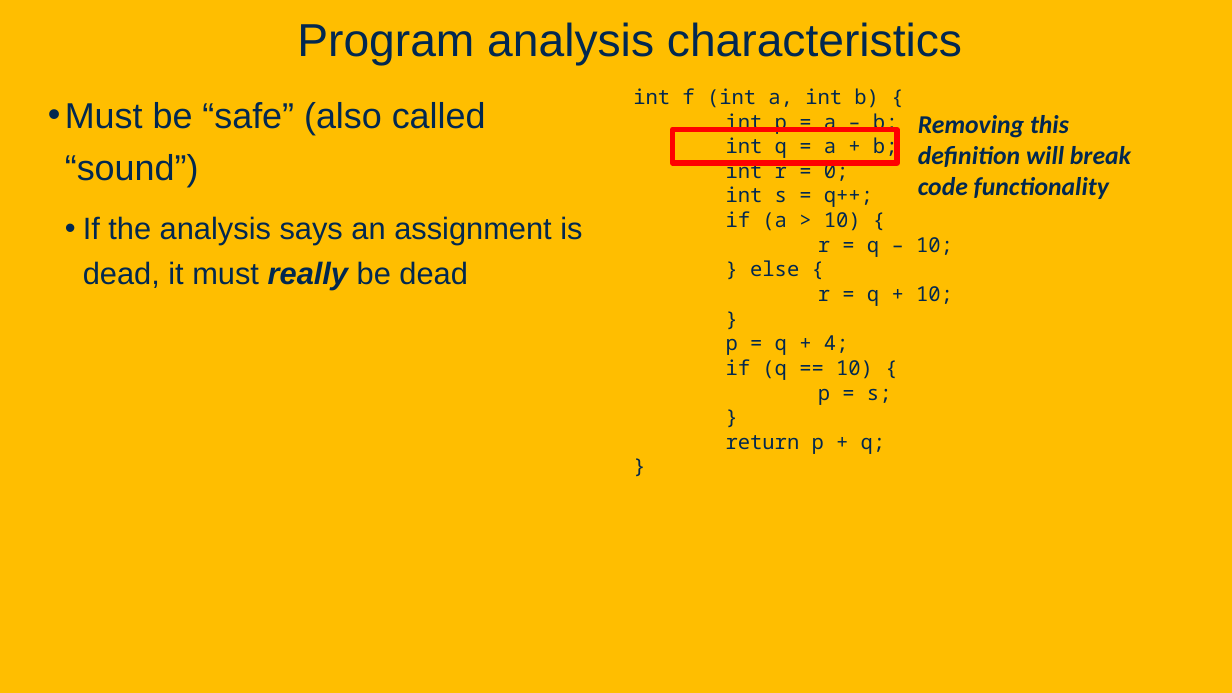
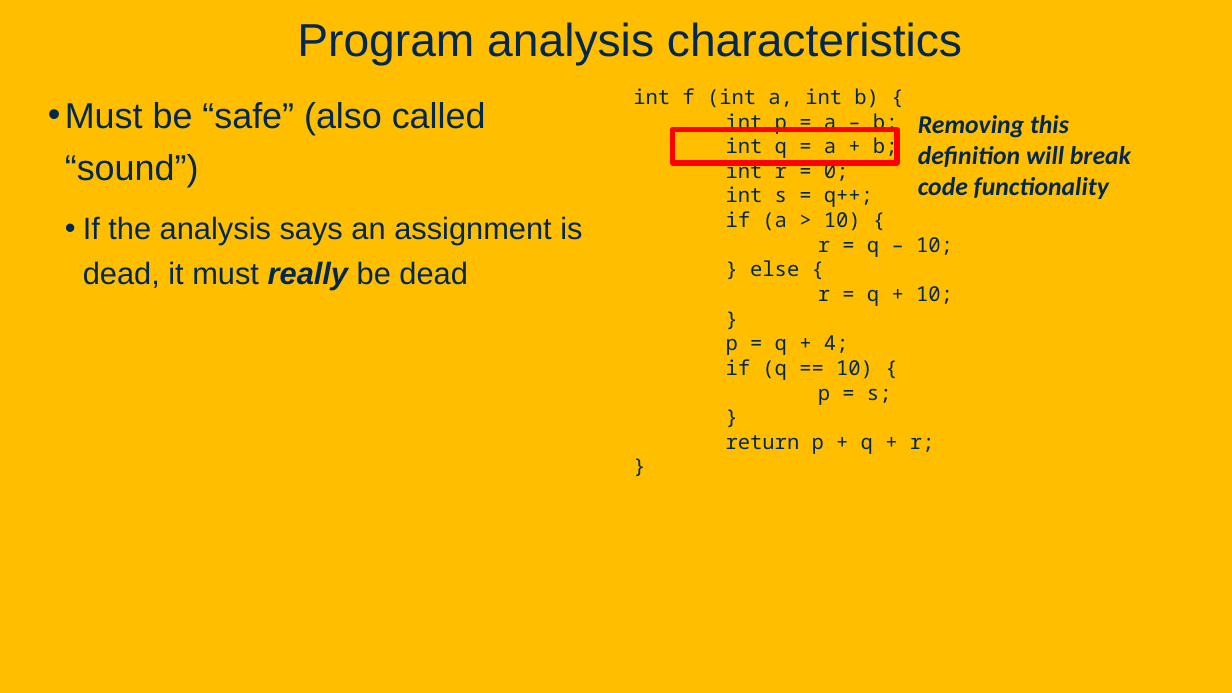
Before and after one commit to davsec-teaching/ECS289C-Spring2025, a slide deck: slide 30 of slides/1_logistics_compiler_intro.pptx. Drawn at 1232x693 pixels with LibreOffice and Linux fonts; fonts in the diff are those of the drawing; background and template pictures are left out. Boxes give left, top, right and bottom in pixels: in the first picture for what was removed or moved away, otherwise in the second. Text is boxed around its words. In the diff, an @@ line names an element or a change of style, - is before the commit and + after.

```diff
--- a/slides/1_logistics_compiler_intro.pptx
+++ b/slides/1_logistics_compiler_intro.pptx
@@ text at bbox=[726, 435, 935, 454]: text changed @@
-return p + q;
+return p + q + r;
```
Also in this commit, not shown: 2 other slides changed, 11 slides removed, 1 other file.
